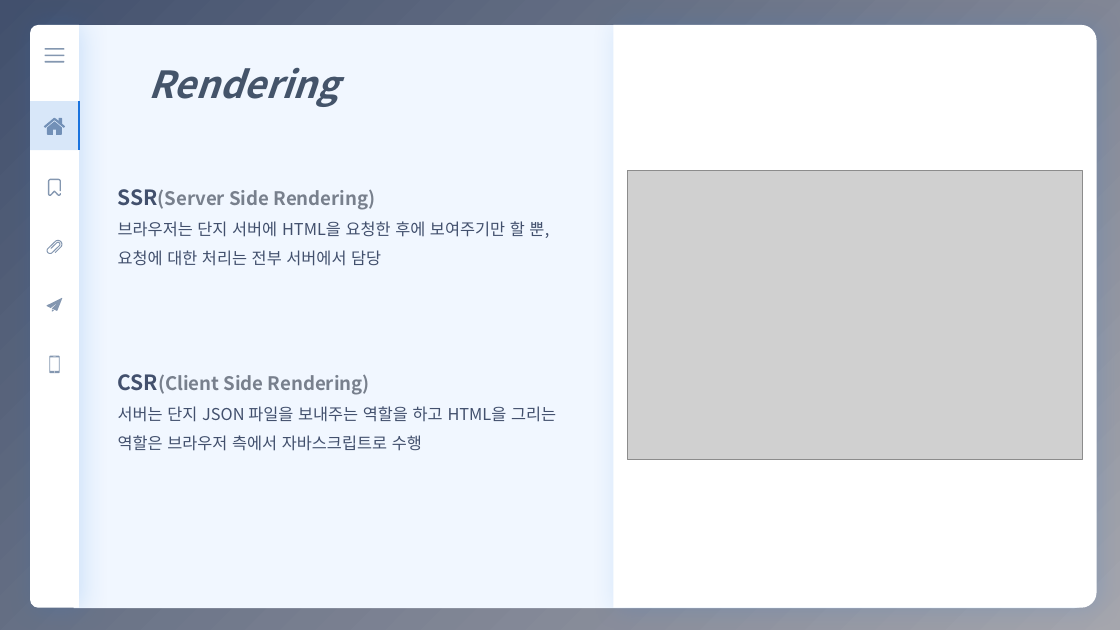
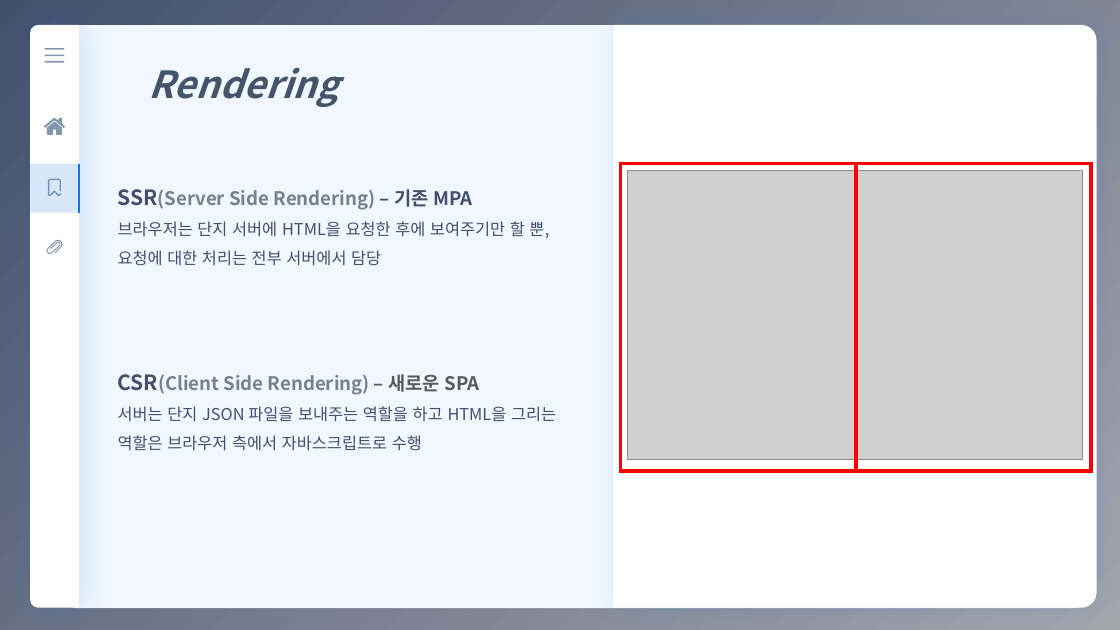
Before and after one commit to eunbee-kim/dmsql1471, a slide deck: slide 6 of 교육/4주차_MVC_SPA_PWA.pptx. Drawn at 1120x630 pixels with LibreOffice and Linux fonts; fonts in the diff are those of the drawing; grey boxes stand for pictures. Boxes give left, top, right and bottom in pixels: in the first picture for what was removed or moved away, otherwise in the second. Text is boxed around its words. In the diff, an @@ line names an element or a change of style, - is before the commit and + after.

```diff
--- a/교육/4주차_MVC_SPA_PWA.pptx
+++ b/교육/4주차_MVC_SPA_PWA.pptx
@@ table: place and size @@
-table at [30, 101, 79, 150]
+table at [30, 164, 79, 213]
@@ rectangle added at [621, 164, 856, 471], outline #FF0000 3 pt @@
@@ rectangle added at [856, 164, 1091, 471], outline #FF0000 3 pt @@
@@ text at [118, 189, 473, 210]: text changed @@
-SSR(Server Side Rendering)
+SSR(Server Side Rendering) – 기존 MPA
@@ freeform shape removed at [47, 298, 63, 312] @@
@@ freeform shape removed at [50, 355, 60, 373] @@
@@ text at [118, 374, 480, 395]: text changed @@
-CSR(Client Side Rendering)
+CSR(Client Side Rendering) – 새로운 SPA
```
Also in this commit, not shown: 7 other slides changed, 3 other files.
